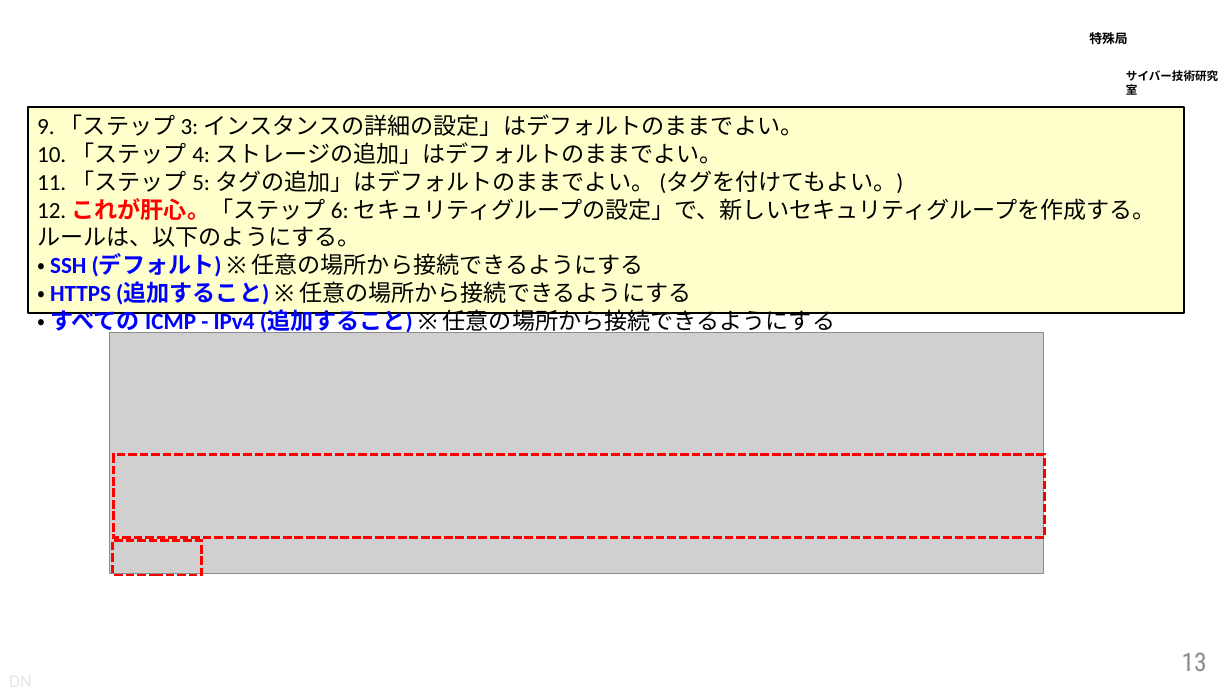
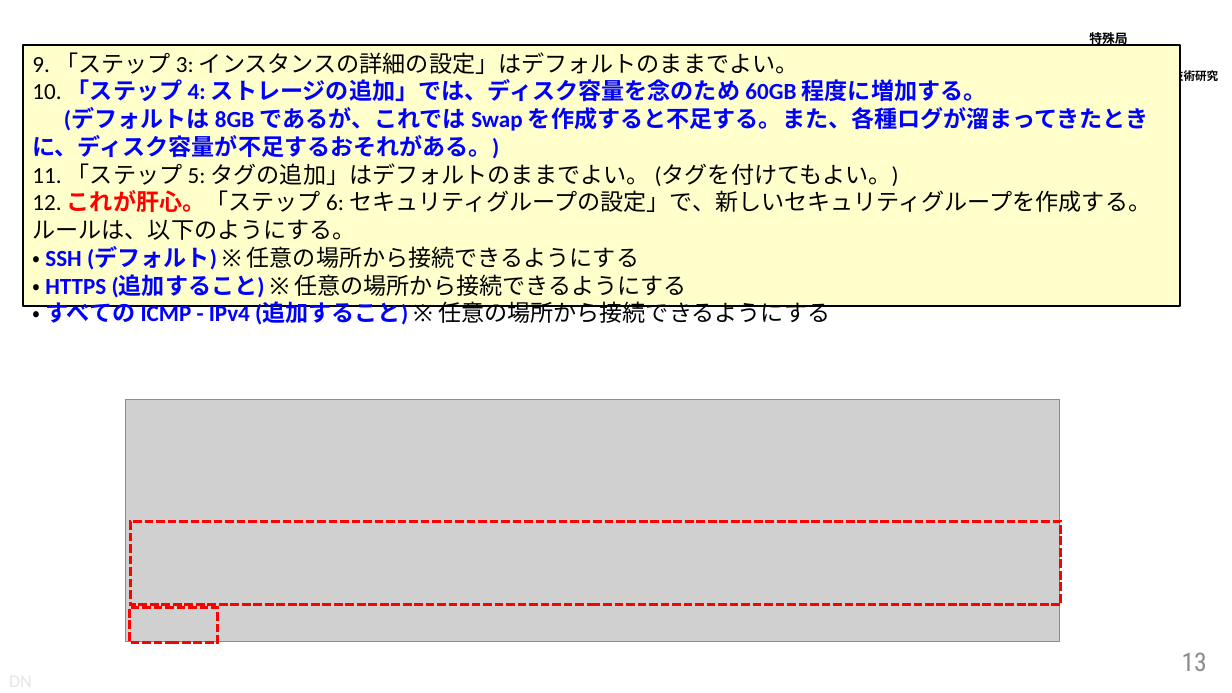
Before and after one commit to IPA-CyberLab/IPA-DN-Docs, a slide deck: slide 13 of Docs/ThinTeleworkSystem/ja/SystemManual/210916 beta8preview2/ThinTele 構築マニュアル (スタンドアロン版).pptx. Drawn at 1232x693 pixels with LibreOffice and Linux fonts; fonts in the diff are those of the drawing; grey boxes stand for pictures; background and template pictures are left out. Boxes give left, top, right and bottom in pixels: in the first picture for what was removed or moved away, otherwise in the second. Text is boxed around its words. In the diff, an @@ line names an element or a change of style, - is before the commit and + after.

```diff
--- a/Docs/ThinTeleworkSystem/ja/SystemManual/210916 beta8preview2/ThinTele 構築マニュアル (スタンドアロン版).pptx
+++ b/Docs/ThinTeleworkSystem/ja/SystemManual/210916 beta8preview2/ThinTele 構築マニュアル (スタンドアロン版).pptx
@@ rectangle "9. 「ステップ 3: インスタンスの詳細の設定」はデフォルトのままでよい。": place and size @@
-rectangle "9. 「ステップ 3: インスタンスの詳細の設定」はデフォルトのままでよい。" at bbox=[28, 107, 1185, 312]
+rectangle "9. 「ステップ 3: インスタンスの詳細の設定」はデフォルトのままでよい。" at bbox=[23, 44, 1180, 306]
@@ text in rectangle at bbox=[32, 79, 1149, 159]: text changed; text colour #000000 to #0000FF; bold on @@
-10. 「ステップ 4: ストレージの追加」はデフォルトのままでよい。
+10. 「ステップ 4: ストレージの追加」では、ディスク容量を念のため 60GB 程度に増加する。
+(デフォルトは 8GB であるが、これでは Swap を作成すると不足する。また、各種ログが溜まってきたときに、ディスク容量が不足するおそれがある。)
@@ 2 rectangles, 1 picture: place and size @@
-2 rectangles, 1 picture at bbox=[109, 333, 1044, 576]
+2 rectangles, 1 picture at bbox=[126, 399, 1061, 642]
```
Also in this commit, not shown: 11 other slides changed, 1 slide added.
